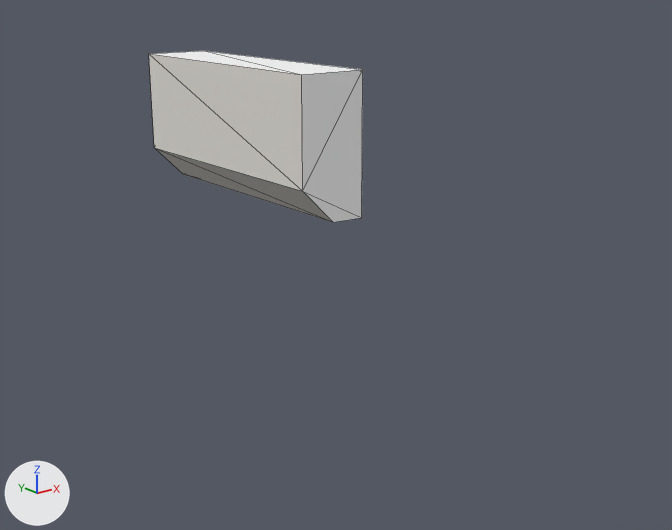
A saved change to the glTF model assemblies/Cliff_Cave_Entrance_Straight_Wide_Top.glb.
Rendered twice from a 50 mm camera at (-352.0, -824.0, 260.0) aimed at (66.0, -302.0, 51.0). The axes (+X, +Y, +Z) are drawn at lower left. The lights are the same throughout. The first picture is the older version. Mesh edges are drawn as thin lines. Where no turn or scale is listed for an object, it has been applied to the vertices.

Script lines for the objects in view, before the commit:
```python
me_object2_011 = bpy.data.meshes.new('object2.011')
me_object2_011.from_pydata(...)  # 10 vertices, 16 faces; spans x 0.0..50.0, y -100.0..100.0, z 0.0..100.0
# faces by material slot: [8, 6, 2]
me_object2_011.materials.append(mat_hidden)  # white #f8f8f8
me_object2_011.materials.append(mat_cliff_face)  # light grey #e0ddd7
me_object2_011.materials.append(mat_hidden_yellow)  # beige #fcfbc8
ob_cave_center_top_1x1_001 = bpy.data.objects.new('Cave_Center_Top_1x1.001', me_object2_011)
ob_cave_center_top_1x1_001.location = (0.0, -250.0, 100.0)
```
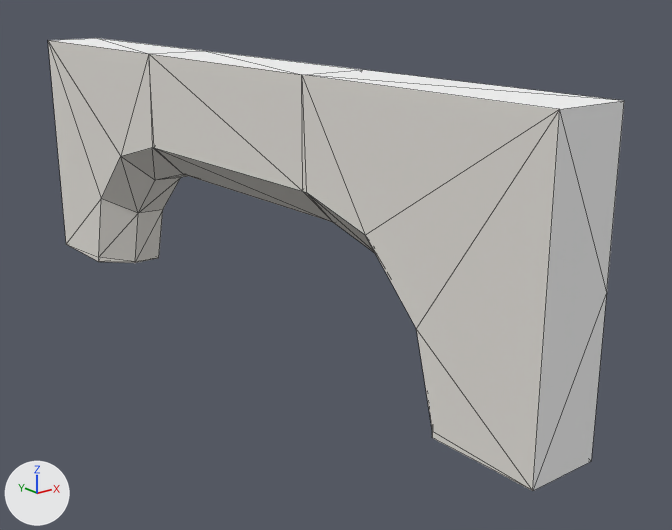
What the commit changed:
Material 'Hidden Green' (mat_hidden_green) is new.
Its base color is (0.718, 0.984, 0.577) (green #dcfdc8).
Its roughness is 1.0.
Mesh me_object5_007 is new.
It has 22 vertices, 40 faces and spans x 0.0..0.5, y -2.0..0.0, z -1.5..0.5.
Faces by material slot: [11, 2, 4, 23].
It uses material mat_hidden (white #f8f8f8).
It uses material mat_hidden_yellow (beige #fcfbc8).
It uses material mat_hidden_green (green #dcfdc8).
It uses material mat_cliff_face (light grey #e0ddd7).
Object 'Cave_Edge_Straight_Top_1x3.003' (ob_cave_edge_straight_top_1x3_003) is new; it shows me_object5_007.
Its parent is ob_rootnode_002.
Its location is (0.0, 0.0, 0.0).
Its rotation in degrees is (-90, 0, 0).
Its scale is (100.0, 100.0, 100.0).
Object 'RootNode.002' (ob_rootnode_002) is new.
Its parent is ob_cave_edge_straight_top_1x3_002.
Its location is (0.0, 0.0, 0.0).
Object 'Cave_Edge_Straight_Top_1x3.002' (ob_cave_edge_straight_top_1x3_002) is new.
Its location is (0.0, -500.0, 0.0).
Its rotation in degrees is (0, 0, 180).
Its scale is (-1.0, 1.0, 1.0).
Object 'Cave_Edge_Straight_Top_1x3.001' (ob_cave_edge_straight_top_1x3_001) is new; it shows me_object5_007.
Its parent is ob_rootnode_001.
Its location is (0.0, 0.0, 0.0).
Its rotation in degrees is (-90, 0, 0).
Its scale is (100.0, 100.0, 100.0).
Object 'RootNode.001' (ob_rootnode_001) is new.
Its parent is ob_cave_edge_straight_top_1x3.
Its location is (0.0, 0.0, 0.0).
Object 'Cave_Edge_Straight_Top_1x3' (ob_cave_edge_straight_top_1x3) is new.
Its location is (0.0, 0.0, 0.0).

What differs and where, as boxes [x1, y1, x2, y2] in the pictures (672 x 530 px):
'Cave_Edge_Straight_Top_1x3.003', added
    after: [302, 70, 624, 491]
    faces in mat_cliff_face (light grey #e0ddd7): [302, 75, 560, 491]
    faces in mat_hidden (white #f8f8f8): [302, 70, 624, 491]
'Cave_Edge_Straight_Top_1x3.001', added
    after: [48, 38, 202, 263]
    faces in mat_cliff_face (light grey #e0ddd7): [48, 40, 186, 263]
    faces in mat_hidden (white #f8f8f8): [50, 38, 202, 54]
